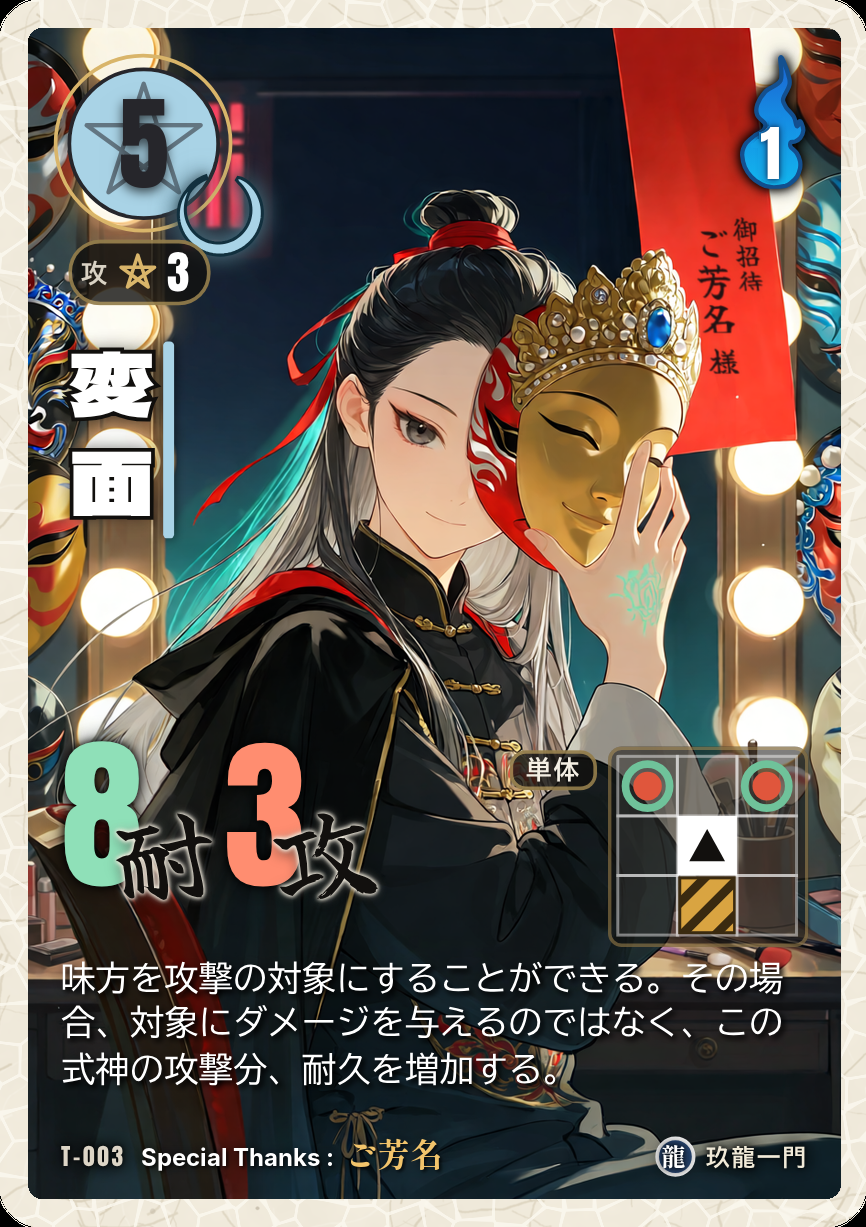
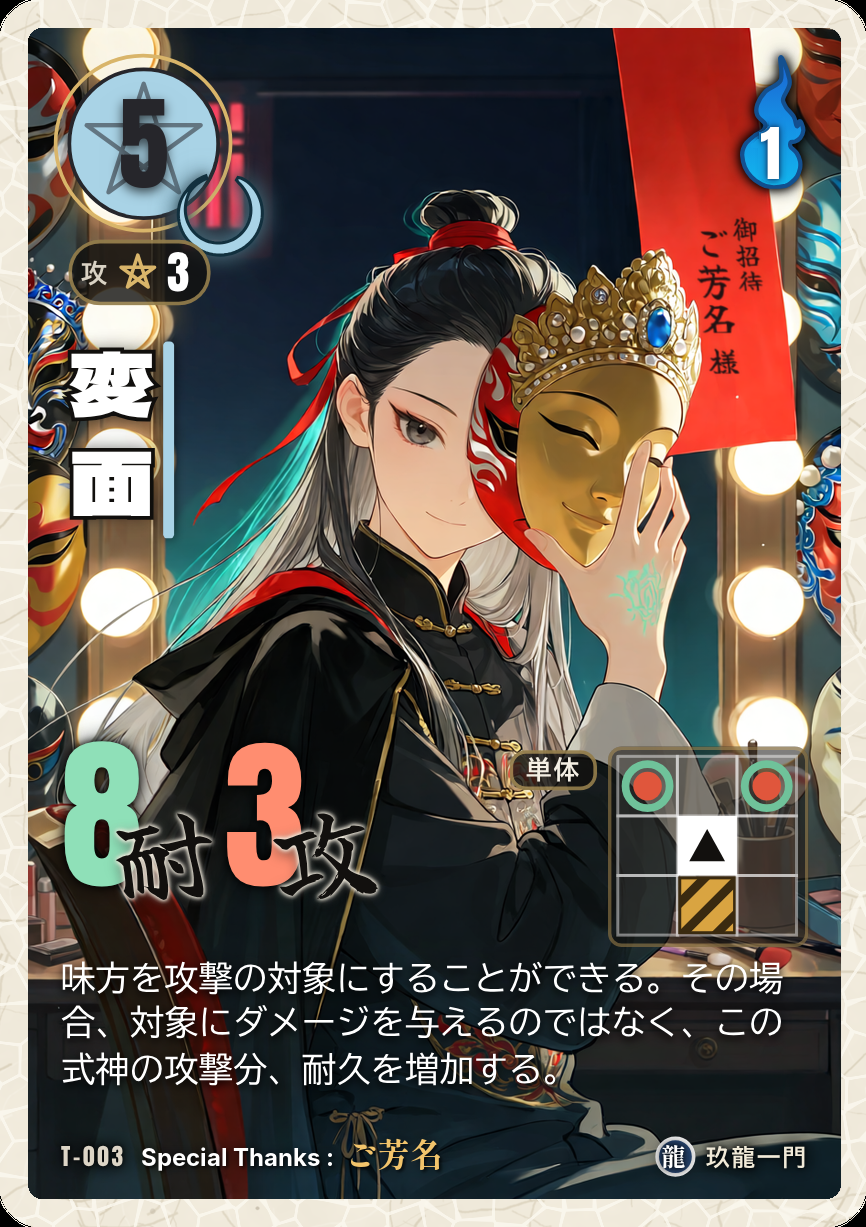
Revision of a layered 866 × 1227 image; what changed, layer by layer:
removed layer "11_効果文_白文字と影" over box(53, 951, 792, 1096)
added layer "11c_効果文_白文字(影なし)" above "11b_効果文の影_内側(0 1px 2px 黒90%)" over box(61, 961, 783, 1086)
added layer "11b_効果文の影_内側(0 1px 2px 黒90%)" (90%) above "11a_効果文の影_外側(0 0 4px 黒60%)" over box(53, 956, 791, 1096)
added layer "11a_効果文の影_外側(0 0 4px 黒60%)" (60%) above "10_間合" over box(53, 951, 792, 1096)
